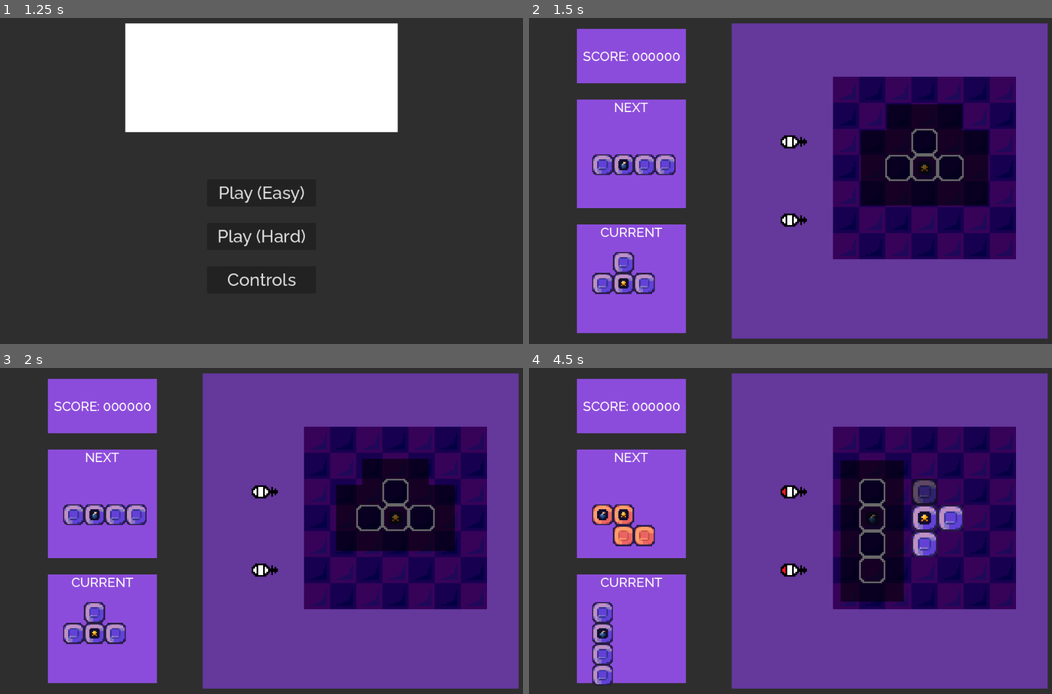
Above: before the commit, frames 1-4 (two rows, left to right).
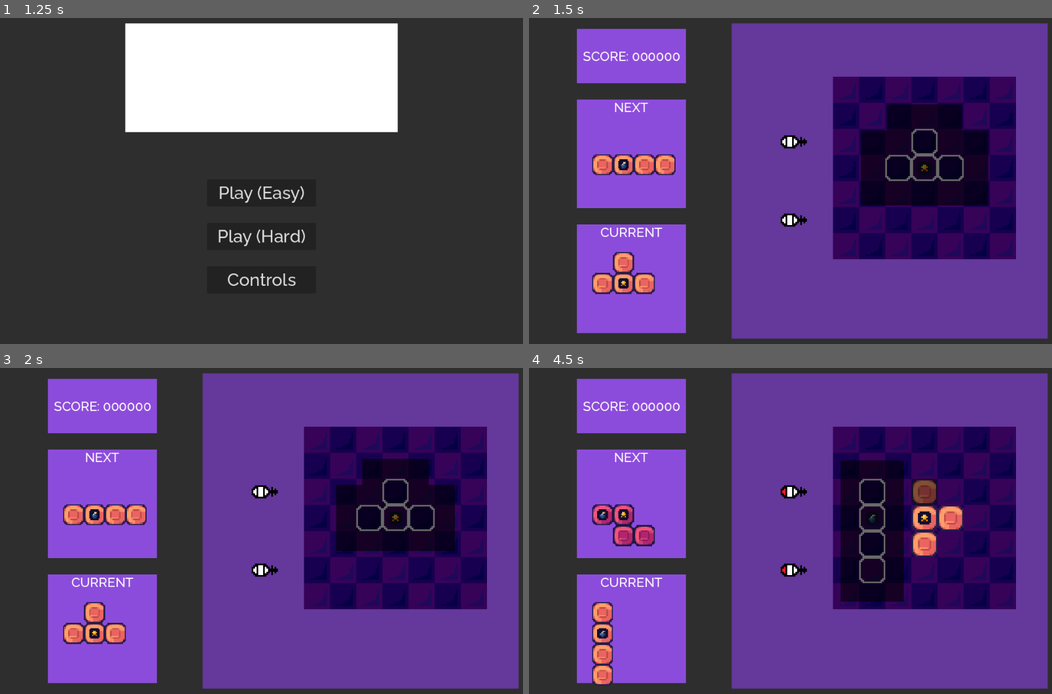
Above: after the commit, the same moments.

Repository: ijzm/LDJAM54
Game: Godot game, scene res://Levels/TSC.tscn
Same seed, same stepped clock (60 frames per second), same inputs: the game is played once before the commit and once after it. Sound files missing from this copy of the repository are replaced by a short silence.
Inputs (mouse positions are in pixels of both pictures, inside the frame that each line leads up to):
- Up to frame 1 (1.25 s): tap Enter at 0.5 s; move the mouse to (376, 164) at 0.52 s; hold D (Move_Right) from 0.53 s (still down); hold Z (Move_Drop) from 0.53 s (still down); click (376, 164) at 0.67 s
- Up to frame 2 (1.5 s): release D (Move_Right) at 1.25 s; release Z (Move_Drop) at 1.25 s; click "Play (Easy)" at 1.25 s
- Up to frame 3 (2 s): no input
- Up to frame 4 (4.5 s): move the mouse to (685, 547) at 2.02 s; hold S (Move_Down) 2.03-2.78 s; tap Space (Move_Rotate_Clockwise) at 2.1, 3.5 s; move the mouse to (842, 459) at 2.77 s; hold D (Move_Right) 2.78-3.53 s; hold Q (Move_Rotate_Counter_Clockwise) 2.78-3.53 s; move the mouse to (764, 596) at 3.52 s; hold W (Move_Up) 3.53-4.28 s; tap Z (Move_Drop) at 3.6 s; click (764, 596) at 3.67 s; tap Enter at 4.25 s; move the mouse to (947, 579) at 4.27 s; hold A (Move_Left) from 4.28 s (still down); hold Space (Move_Rotate_Clockwise) from 4.28 s (still down)

Frame 1 is identical in both runs. In frame 2, 1.4% of the frame differs, in the area x 12-28%, y 42-85%; in frame 3, 1.4%; in frame 4, 2.4%, in the area x 12-83%, y 34-97%.

Commit message:
Fix Piece color names

Diff:
--- a/Scripts/Globals.gd
+++ b/Scripts/Globals.gd
@@ -14,10 +14,10 @@
 var SHOP_PIECE_INTERVAL = 15
 
 var COLORS = [
-	"RED",
-	"GREEN",
-	"BLUE",
-	"ORANGE",
+	"Blue",
+	"Green",
+	"Orange",
+	"Red",
 ]
 
 var SHAPES = [
